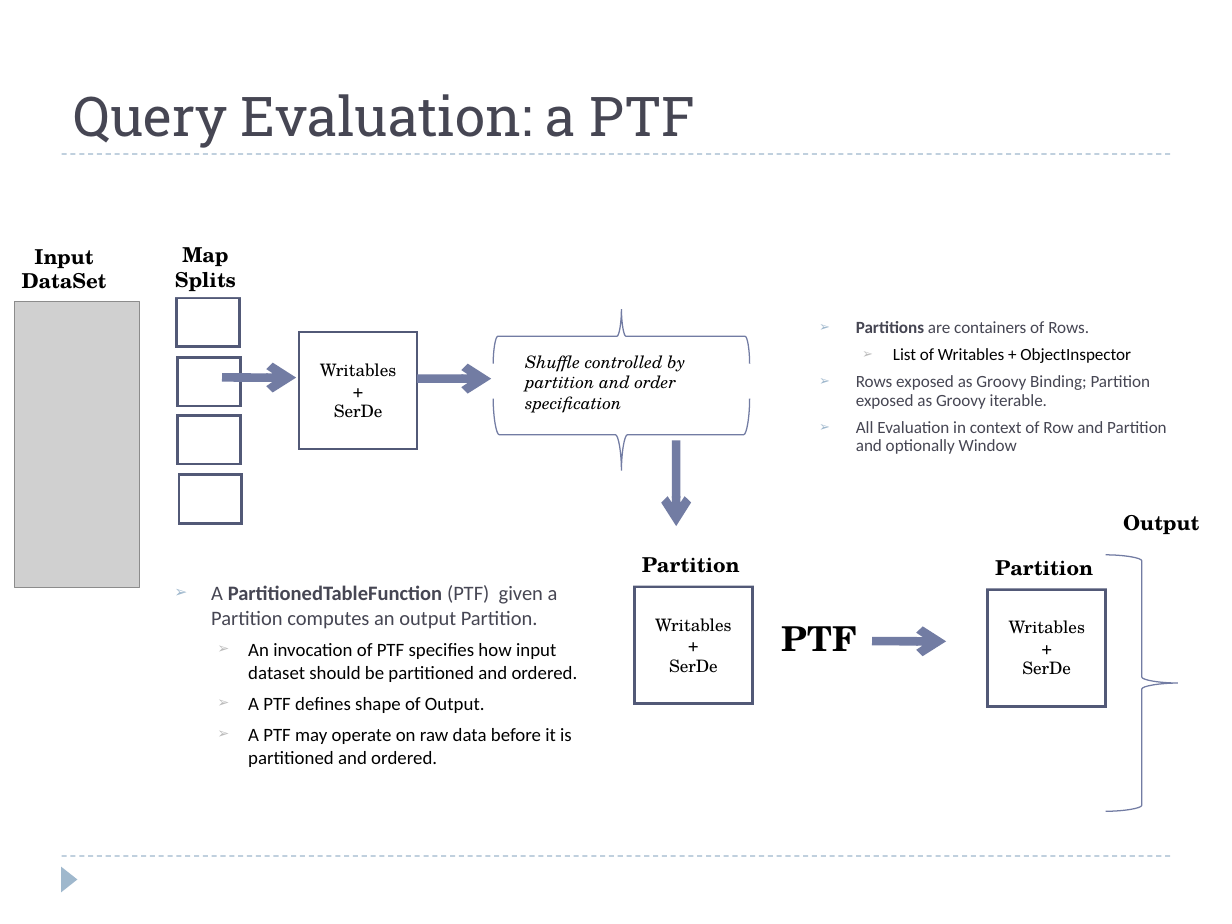
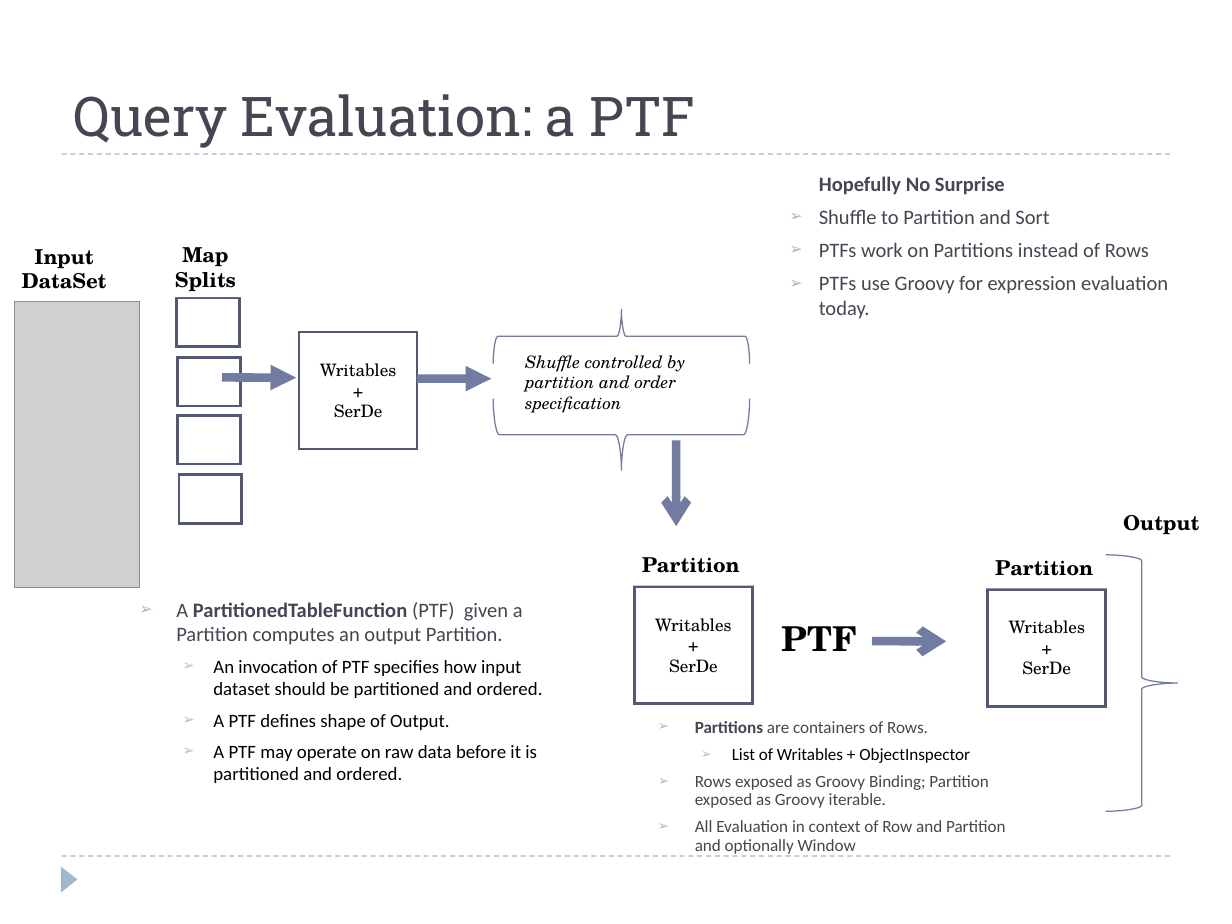
Before and after one commit to hbutani/SQLWindowing, a slide deck: slide 19 of docs/SQW.ppt (slide 16 before the commit). Drawn at 1232x924 pixels with LibreOffice and Linux fonts; fonts in the diff are those of the drawing; grey boxes stand for pictures. Boxes give left, top, right and bottom in pixels: in the first picture for what was removed or moved away, otherwise in the second. Text is boxed around its words. In the diff, an @@ line names an element or a change of style, - is before the commit and + after.

```diff
--- a/docs/SQW.ppt
+++ b/docs/SQW.ppt
@@ text added at <box>819,176,1168,319</box>, 12 pt, text #464653 @@
+  Hopefully No Surprise
+  ➢ Shuffle to Partition and Sort
+  ➢ PTFs work on Partitions instead of Rows
+  ➢ PTFs use Groovy for expression evaluation today.
@@ text "A PartitionedTableFunction (PTF) given a ...": place and size @@
-text "A PartitionedTableFunction (PTF) given a ..." at <box>211,585,578,767</box>
+text "A PartitionedTableFunction (PTF) given a ..." at <box>176,602,543,783</box>
@@ text "Partitions are containers of Rows.": place and size @@
-text "Partitions are containers of Rows." at <box>856,321,1166,454</box>
+text "Partitions are containers of Rows." at <box>695,721,1005,856</box>
```
Also in this commit, not shown: 12 other slides changed, 20 slides added, 1 slide removed.
